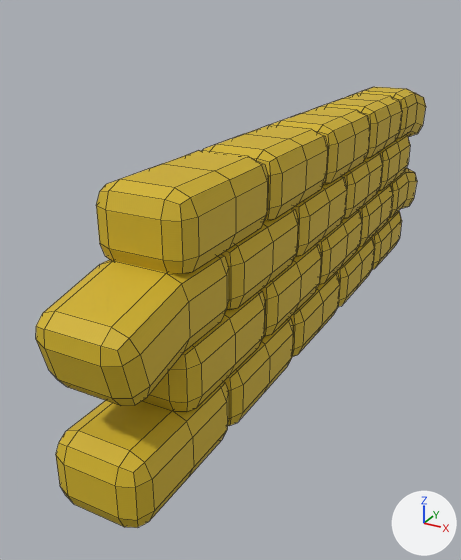
Renders of the FBX model Assets/Models/Other/Environment/SandBag Bases/Sandbag Block.fbx from each side of a commit.
One viewpoint serves both versions: a 50 mm camera at (3.62, -8.98, 3.29) aimed at (-0.78, -0.99, -0.71). The lights are fixed; the arrows at lower right show +X, +Y and +Z. Mesh edges are drawn as thin lines. Where no turn or scale is listed for an object, it has been applied to the vertices.

Objects in the first picture: 'Sandbag Set'.
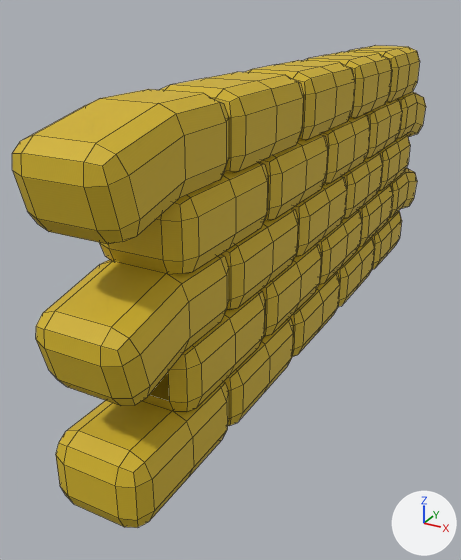
The newer file is also rescaled (x0.5) as a whole; pictures and numbers use the older file's frame.

Location of each change, [x1, y1, x2, y2] in pixels of the pictures (461 x 560 px):
'Sandbag Set', reshaped (6% wider, 9% taller)
    before: [36, 87, 426, 528]
    after: [12, 46, 426, 528]
part 1 of me_cube, added (yellow)
    after: [12, 89, 229, 244]
part 2 of me_cube, added (yellow)
    after: [160, 72, 304, 173]
part 3 of me_cube, added (yellow)
    after: [246, 60, 355, 141]
part 4 of me_cube, added (yellow)
    after: [303, 52, 392, 119]
part 5 of me_cube, added (yellow)
    after: [347, 46, 420, 103]
part 6 of me_cube, deleted
    before: [149, 372, 169, 401]

What the commit changed:
me_cube is used by ob_sandbag_set; location (0.0, 0.0, 0.0).
me_cube had 1360 vertices, 1320 faces and spanned x -0.57..0.57, y -5.32..5.32, z -1.64..1.66.
me_cube now has 1701 vertices, 1609 faces and spans x -0.57..0.57, y -5.32..5.32, z -1.64..2.46.
me_cube part 1: a new loose piece of 68 vertices spanning x -0.57..0.57, y -5.32..-3.27, z 1.41..2.46, in mat_material (picture img_sandbag_texture_1_jpg).
me_cube part 2: a new loose piece of 68 vertices spanning x -0.57..0.57, y -3.37..-1.37, z 1.56..2.46, in mat_material (picture img_sandbag_texture_1_jpg).
me_cube part 3: a new loose piece of 68 vertices spanning x -0.57..0.57, y -1.47..0.53, z 1.56..2.46, in mat_material (picture img_sandbag_texture_1_jpg).
me_cube part 4: a new loose piece of 68 vertices spanning x -0.57..0.57, y 0.43..2.43, z 1.56..2.46, in mat_material (picture img_sandbag_texture_1_jpg).
me_cube part 5: a new loose piece of 68 vertices spanning x -0.57..0.57, y 2.33..4.33, z 1.56..2.46, in mat_material (picture img_sandbag_texture_1_jpg).
Part 6, on me_cube:
33 faces are deleted.
1 vertex is added at (0.33, 3.53, 2.46).
